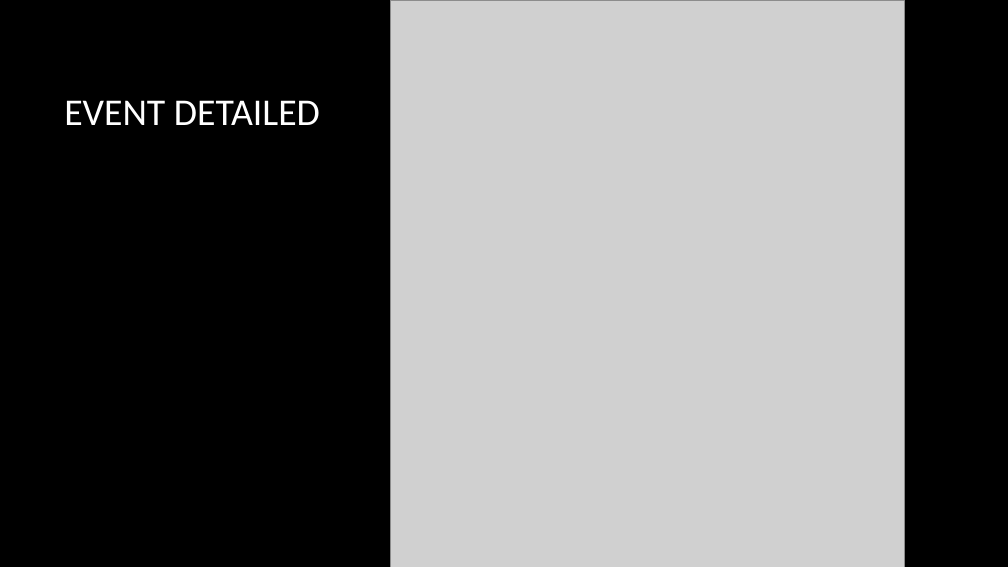
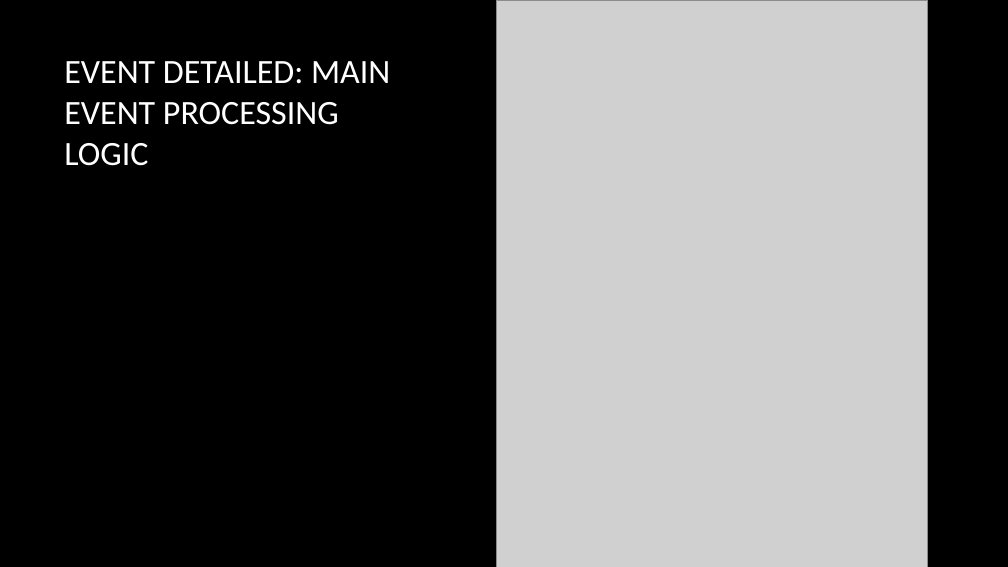
Before and after one commit to bon-netizen/Python-Class-Beginner, a slide deck: slide 12 of Py B - unit 6.pptx (slide 9 before the commit). Drawn at 1008x567 pixels with LibreOffice and Linux fonts; fonts in the diff are those of the drawing; grey boxes stand for pictures; background and template pictures are left out. Boxes give left, top, right and bottom in pixels: in the first picture for what was removed or moved away, otherwise in the second. Text is boxed around its words. In the diff, an @@ line names an element or a change of style, - is before the commit and + after.

```diff
--- a/Py B - unit 6.pptx
+++ b/Py B - unit 6.pptx
@@ picture resized from (x1=390, y1=0, x2=904, y2=567) to (x1=496, y1=0, x2=928, y2=567) @@
@@ title at (x1=64, y1=61, x2=390, y2=166): text changed; size 36 to 32.4 pt @@
-EVENT DETAILED
+EVENT DETAILED: MAIN EVENT PROCESSING LOGIC
```
Also in this commit, not shown: 4 other slides changed, 3 slides added, 1 slide removed, 11 other files.
